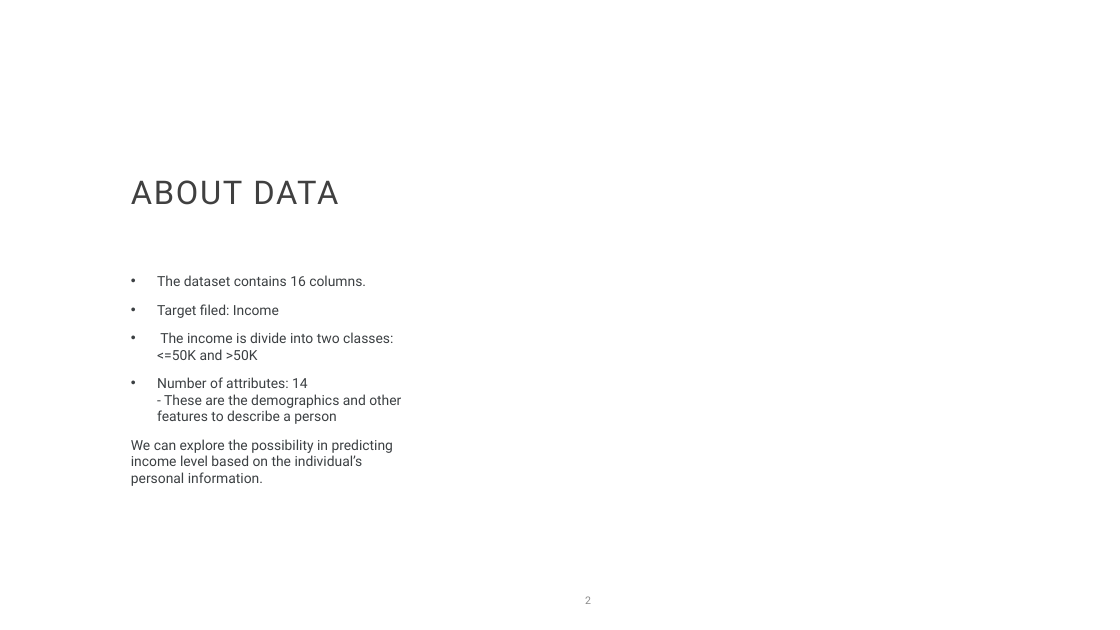
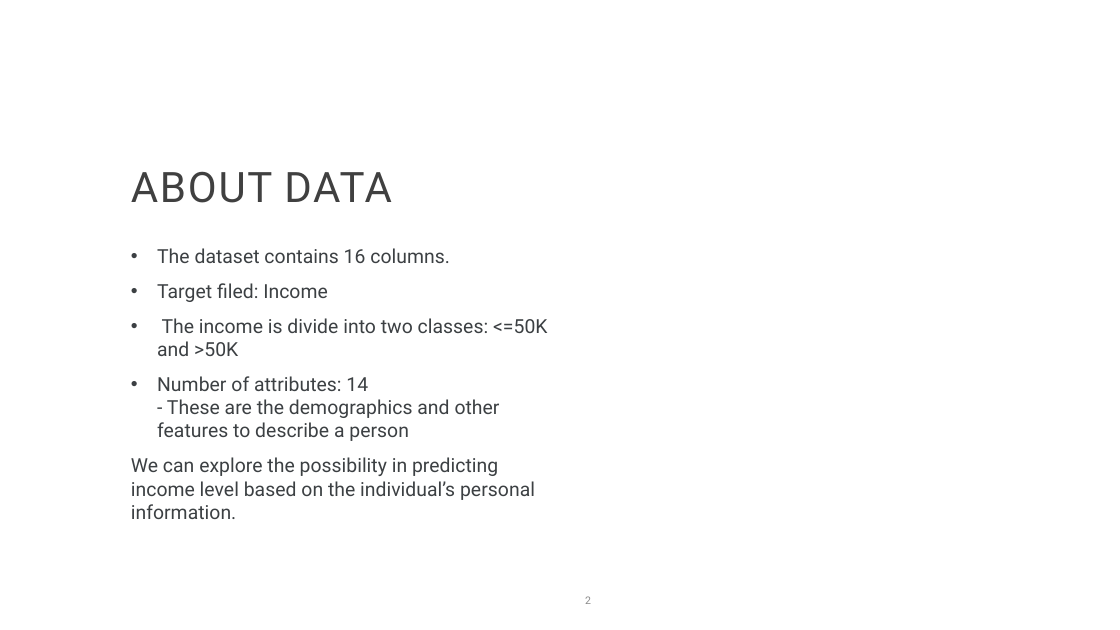
Before and after one commit to Hetansh-patel/Income-Prediction-With-R, a slide deck: slide 2 of R Project.pptx. Drawn at 1120x630 pixels with LibreOffice and Linux fonts; fonts in the diff are those of the drawing; background and template pictures are left out. Boxes give left, top, right and bottom in pixels: in the first picture for what was removed or moved away, otherwise in the second. Text is boxed around its words. In the diff, an @@ line names an element or a change of style, - is before the commit and + after.

```diff
--- a/R Project.pptx
+++ b/R Project.pptx
@@ title "ABOUT DATA" at <box>131,171,392,203</box>: size 28 to 36 pt @@
@@ text "The dataset contains 16 columns.": place and size @@
-text "The dataset contains 16 columns." at <box>131,275,401,486</box>
+text "The dataset contains 16 columns." at <box>131,248,548,519</box>
@@ text "The dataset contains 16 columns." at <box>131,248,548,519</box>: size 11.9 to 16.6 pt @@
```
Also in this commit, not shown: 8 other slides changed, 11 slides added, 13 slides removed.
